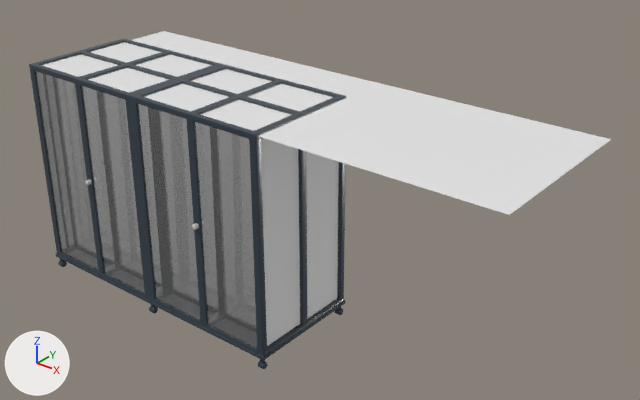
Before and after pictures for a commit that changed the FBX model SourceArt/Work/Props/BirdMiniGame/Glass Bird Cage/SM_GlassBirdCage.fbx.
The view is the same before and after, from a camera (50 mm lens) standing at (5.98, -5.38, 4.86) and looking at (1.3, 0.47, 1.23). The lights are fixed; the arrows at lower left show +X, +Y and +Z. The older version comes first. Where no turn or scale is listed for an object, it has been applied to the vertices. Vertices at exactly the same position are counted once.

Before the edit, the objects in view are built like this:
```python
me_mesh_001 = bpy.data.meshes.new('Mesh.001')
me_mesh_001.from_pydata(...)  # 2588 vertices, 2619 faces; spans x -1.61..1.42, y -0.61..0.61, z 0.1..2.27
me_mesh_001.materials.append(mat_tilables01_mat)  # picture img_textureplane_openpbr_shader1_basecolor_png
me_mesh_002 = bpy.data.meshes.new('Mesh.002')
me_mesh_002.from_pydata(...)  # 32 vertices, 8 faces; spans x -1.43..1.43, y -0.58..0.57, z -0.8..1.23
me_mesh_002.materials.append(mat_glass)  # white #ffffff
me_mesh_004 = bpy.data.meshes.new('Mesh.004')
me_mesh_004.from_pydata([(-1.43, -0.57, 0.0), (3.71, -0.57, 0.0), (-1.43, 1.12, 0.0), (3.71, 1.12, 0.0)], [], [(0, 1, 3, 2)])
me_mesh_004.materials.append(mat_openpbr_shader1)  # white #e7e7e7
ob_bar02 = bpy.data.objects.new('Bar02', me_mesh_004)
ob_bar02.location = (-0.001, -0.004, 2.247)
ob_sm_cage = bpy.data.objects.new('SM_Cage', me_mesh_001)
ob_sm_cage.location = (0.097, 0.0, 0.0)
ob_sm_glass = bpy.data.objects.new('SM_Glass', me_mesh_002)
ob_sm_glass.location = (-0.001, 0.0, 0.975)
# also in view: 'Bar03' at (0.0, 0.01, 1.19)
```
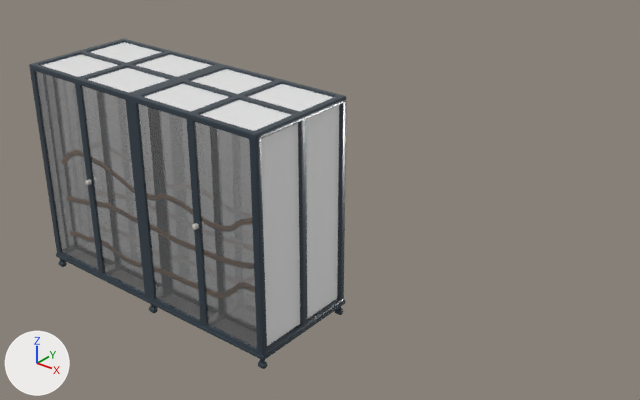
Where the change shows, as pixel boxes [x1, y1, x2, y2] in the pictures (640 x 400 px):
```json
{"object": "Bar02", "change": "reshaped", "before": [42, 31, 611, 215], "after": [42, 42, 333, 131], "on screen": "49% narrower, 51% shorter"}
```

Scene script edits in JSON lines:
```json
{"block": "me_mesh_004", "where": "# used by ob_bar02; location = (-0.001, -0.004, 2.247)"}
{"op": "remove", "block": "me_mesh_004", "code": "me_mesh_004.from_pydata(...)  # 4 vertices, 1 face; spans x -1.43..3.71, y -0.57..1.12, z 0.0"}
{"op": "add", "block": "me_mesh_004", "code": "me_mesh_004.from_pydata(...)  # 4 vertices, 1 face; spans x -1.43..1.42, y -0.57..0.59, z 0.0"}
{"block": "me_mesh_004", "change": "me_mesh_004 part 1"}
{"op": "set", "path": "me_mesh_004.vertices[1].co", "old": "(3.71, -0.57, 0.0)", "new": "(1.42, -0.57, 0.0)", "note": "pixel (509, 214) -> not seen"}
{"op": "set", "path": "me_mesh_004.vertices[2].co", "old": "(-1.43, 1.12, 0.0)", "new": "(-1.43, 0.59, 0.0)", "note": "pixel (164, 30) -> not seen"}
{"op": "set", "path": "me_mesh_004.vertices[3].co", "old": "(3.71, 1.12, 0.0)", "new": "(1.42, 0.59, 0.0)", "note": "pixel (611, 139) -> not seen"}
```
